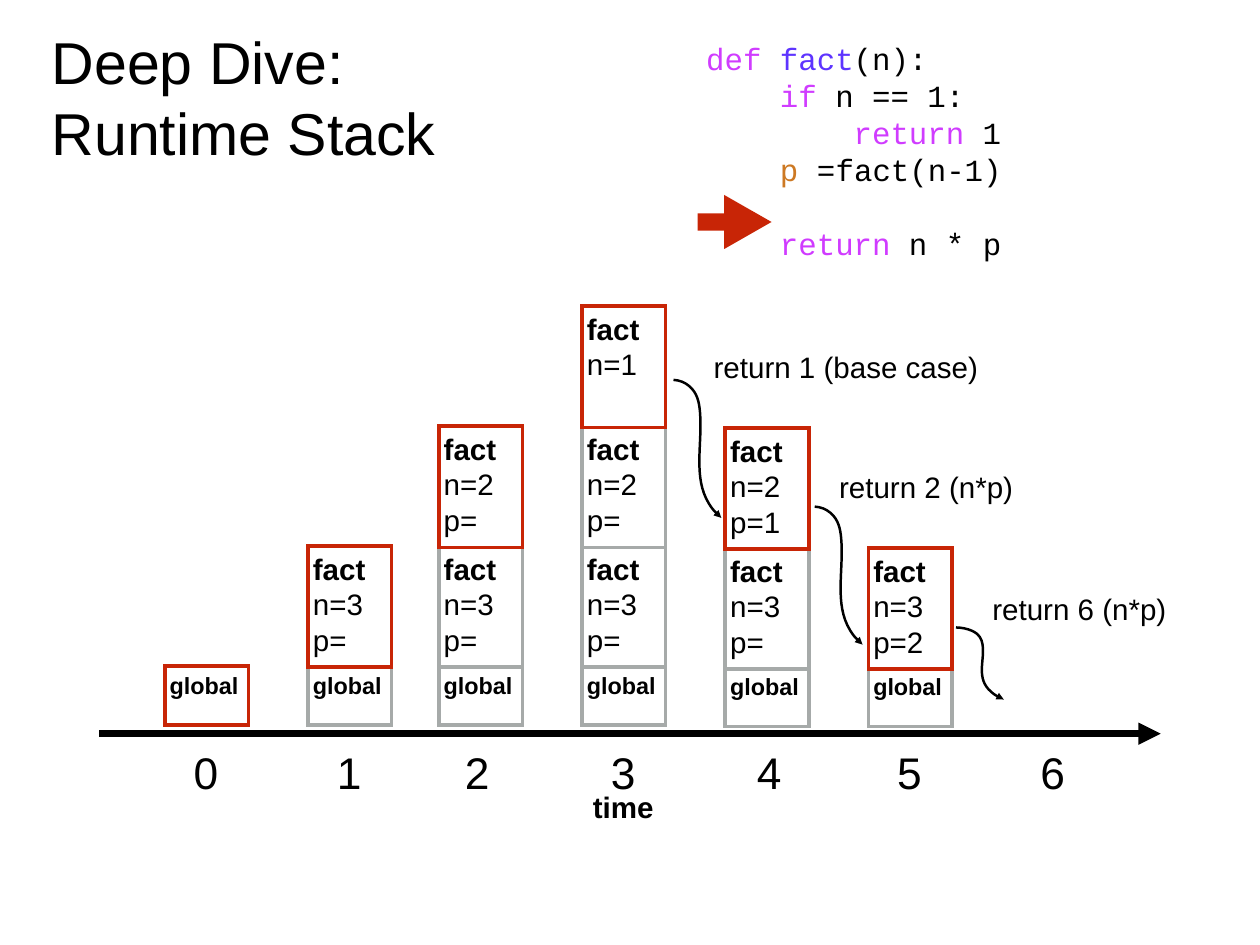
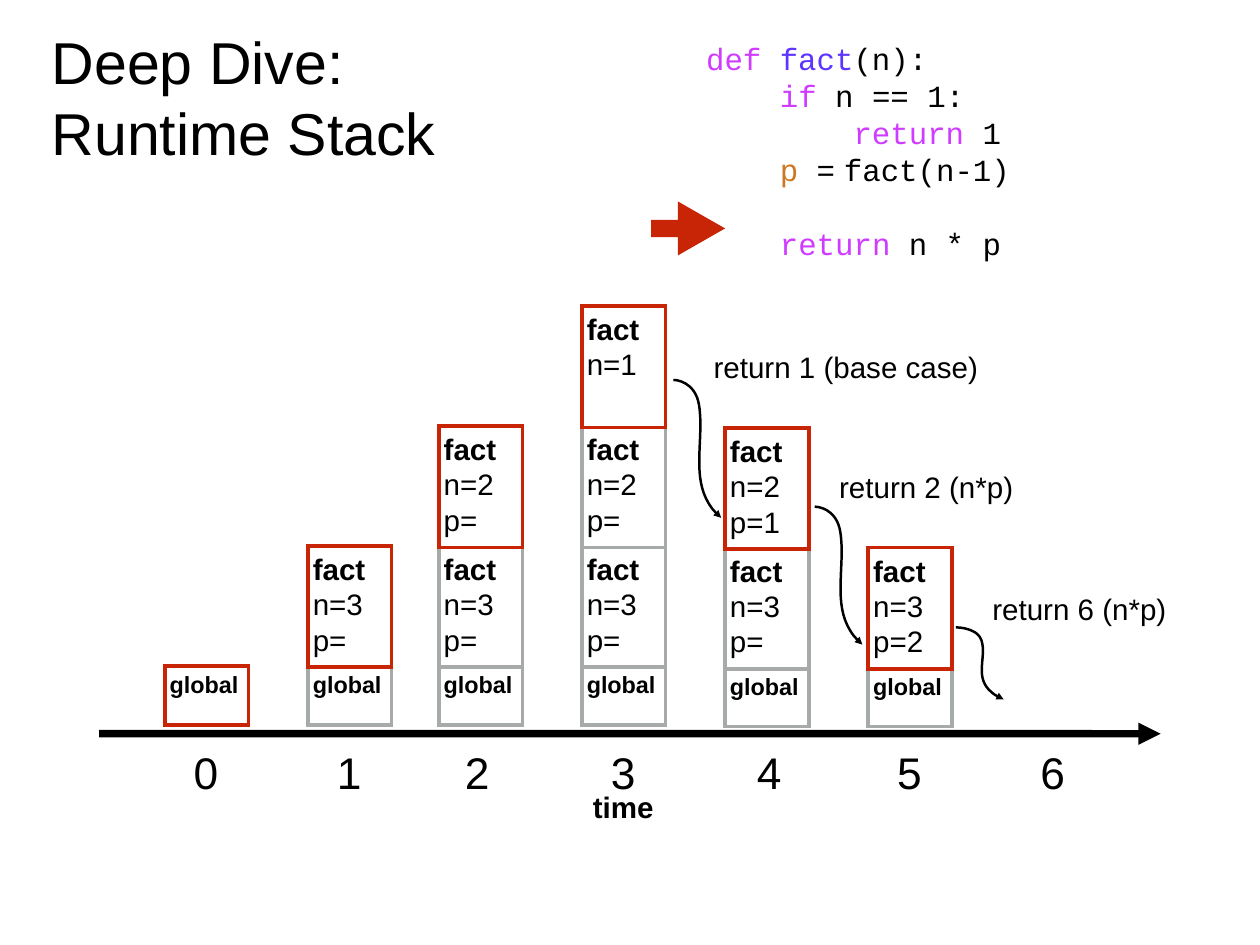
Before and after one commit to rogersjeffreyl/caraza-harter-com, a slide deck: slide 115 of tyler/meena/cs220/s20/materials/lec_23_S20.pptx (slide 109 before the commit). Drawn at 1260x945 pixels with LibreOffice and Linux fonts; fonts in the diff are those of the drawing. Boxes give left, top, right and bottom in pixels: in the first picture for what was removed or moved away, otherwise in the second. Text is boxed around its words. In the diff, an @@ line names an element or a change of style, - is before the commit and + after.

```diff
--- a/tyler/meena/cs220/s20/materials/lec_23_S20.pptx
+++ b/tyler/meena/cs220/s20/materials/lec_23_S20.pptx
@@ text "def fact(n):" rewrapped from (706, 48, 1002, 262) to (706, 48, 1010, 262) @@
@@ right arrow: place and size @@
-right arrow at (698, 195, 772, 249)
+right arrow at (651, 201, 725, 255)
@@ right arrow at (651, 201, 725, 255): proportions changed @@
```
Also in this commit, not shown: 99 other slides changed, 9 slides added, 5 slides removed, 1 other file.
